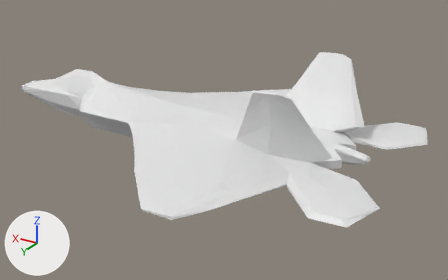
What one commit did to the Blender file Assets/Blender/f22v3.blend.
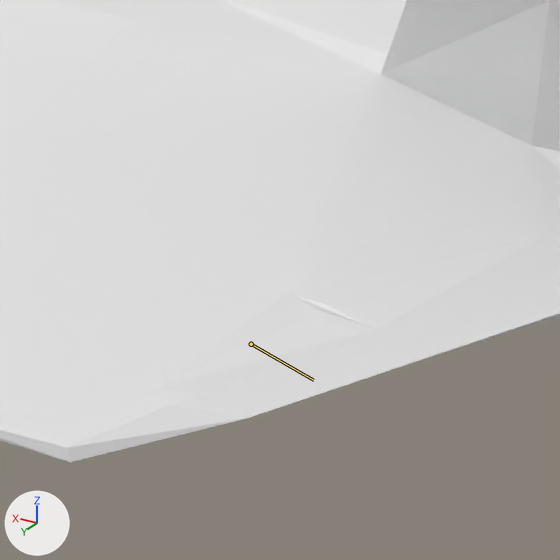
Each version appears first whole from a camera (50 mm lens) standing at (-3.568, 4.828, 2.339) and looking at (-0.622, -0.08, -0.115), and next in a close-up on the part from 35% to 61% of the width and 44% to 86% of the height. Every picture has the same lights, and +X, +Y and +Z are marked at lower left. The bones that change are drawn over the model as lines in the close-ups.

Names of what the first close-up shows: 'F22Raptor', 'F22Raptor.Aileron.Left', 'F22Raptor.Flaps.Left'.
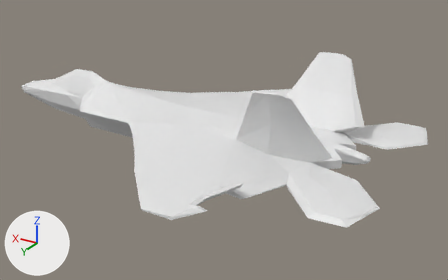
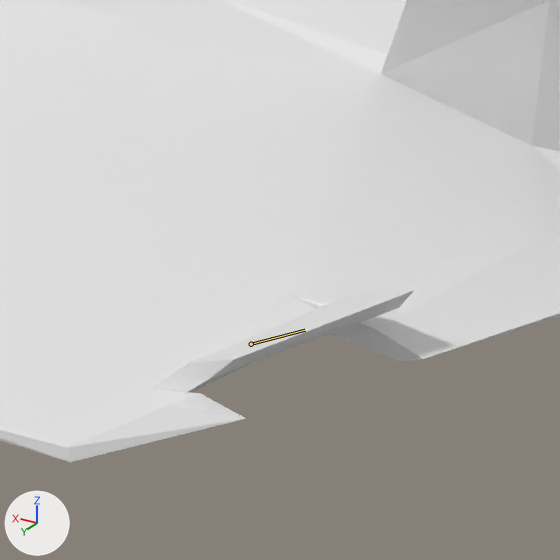
The newer file adds an action. The first version stands in its rest pose; the second is drawn at frame 18 of the action 'LeftAileronUp'.

Edits to the scene script, one JSON object a line:
```json
{"block": "bone_bone", "where": "bone_bone = bpy.data.objects['LeftAileron'].pose.bones['Bone']"}
{"op": "set", "path": "bone_bone.rotation_quaternion", "old": "(1.0, 0.0, 0.0, 0.0)", "new": "(1.0, 0.0, 0.0, -0.3)", "note": "degrees (0, 0, 0) -> degrees (0, 0, -33)"}
```

Changed parts and their boxes [x1, y1, x2, y2] in the close-ups (560 x 560 px):
```json
{"object": "F22Raptor.Aileron.Left", "change": "posed", "before": [152, 311, 423, 419], "after": [152, 290, 414, 392]}
{"bone": "Bone", "before": "(251, 344) to (313, 380)", "after": "(251, 344) to (305, 330)"}
```
